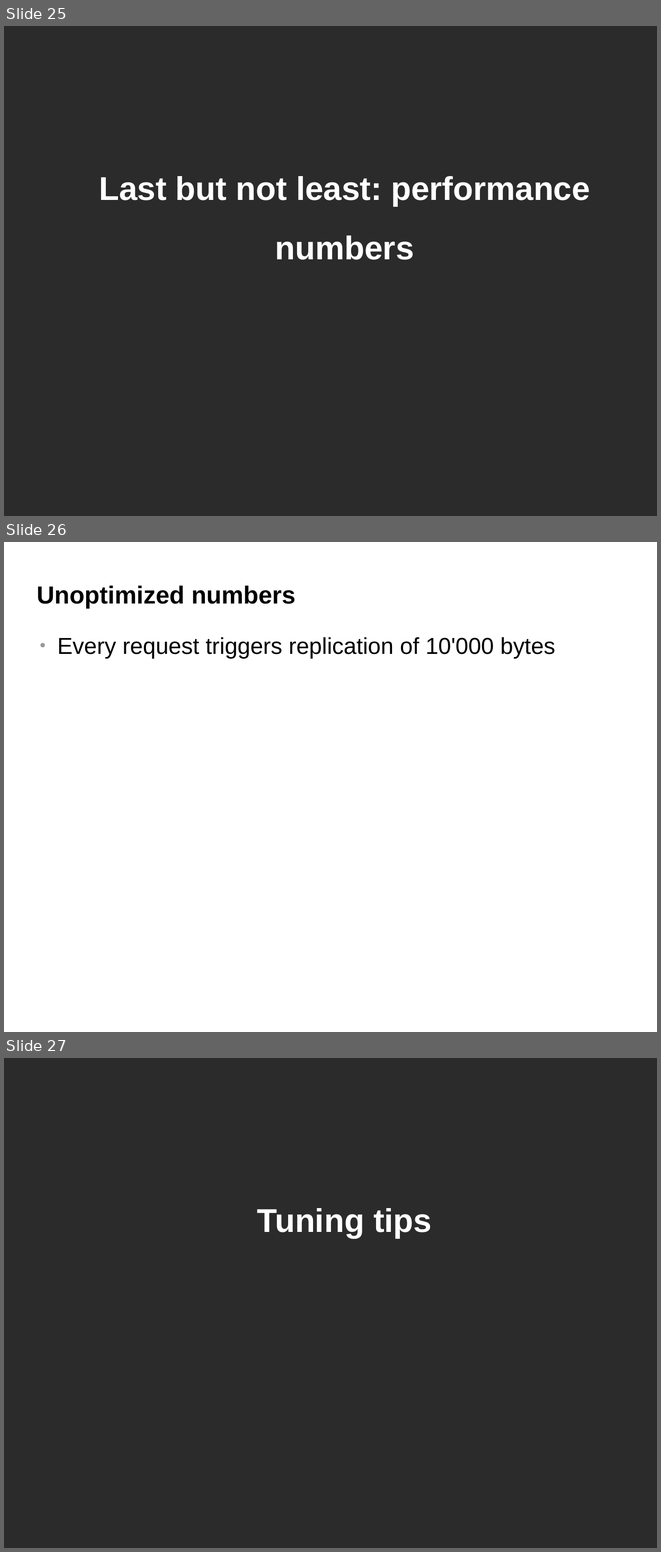
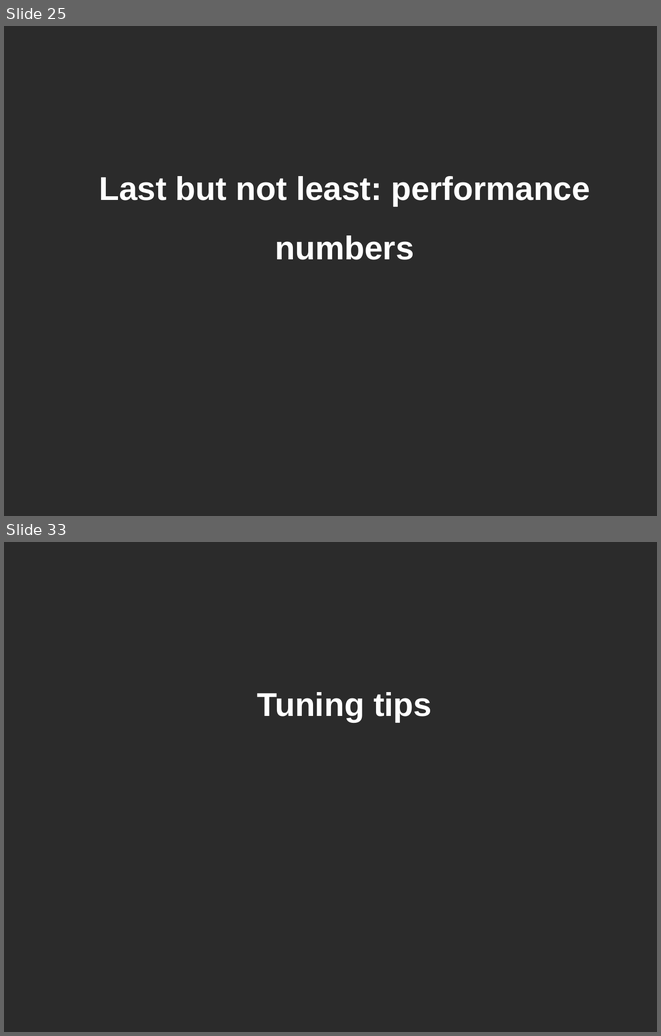
Before and after one commit to belaban/SessionPerf, a slide deck: docs/jbw2012.odp. Shown one above the other, each under a label of ours: slides 25, 26 and 27 before the commit, slides 25 and 33 after it; the slides between them are not shown. The pictures are 661x1552 and 661x1036 pixels, drawn with LibreOffice and Linux fonts; fonts in the diff are those of the drawing; background and template pictures are left out; a plain dark background stands for a picture behind light text. Boxes give left, top, right and bottom in pixels: in the first picture for what was removed or moved away, otherwise in the second. Text is boxed around its words. In the diff, an @@ line names an element or a change of style, - is before the commit and + after.

```diff
--- a/docs/jbw2012.odp
+++ b/docs/jbw2012.odp
@@ slide 26 removed at (x1=4, y1=542, x2=657, y2=1032), background #FFFFFF @@
@@ title removed at (x1=37, y1=585, x2=296, y2=608) @@
-Unoptimized numbers
@@ text removed at (x1=58, y1=637, x2=555, y2=659) @@
-● Every request triggers replication of 10'000 bytes
@@ what was slide 27 is now slide 33 @@
```
Also in this commit, not shown: 6 slides changed, 7 slides added, 1 other file.
